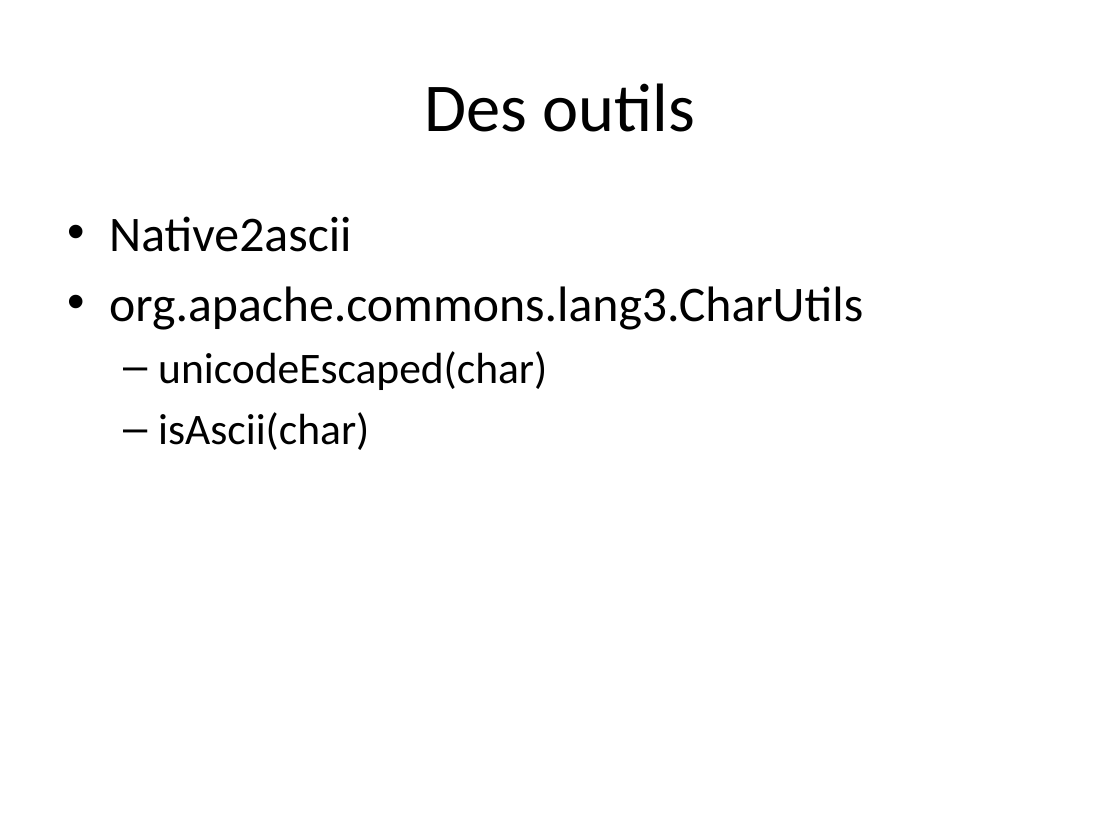
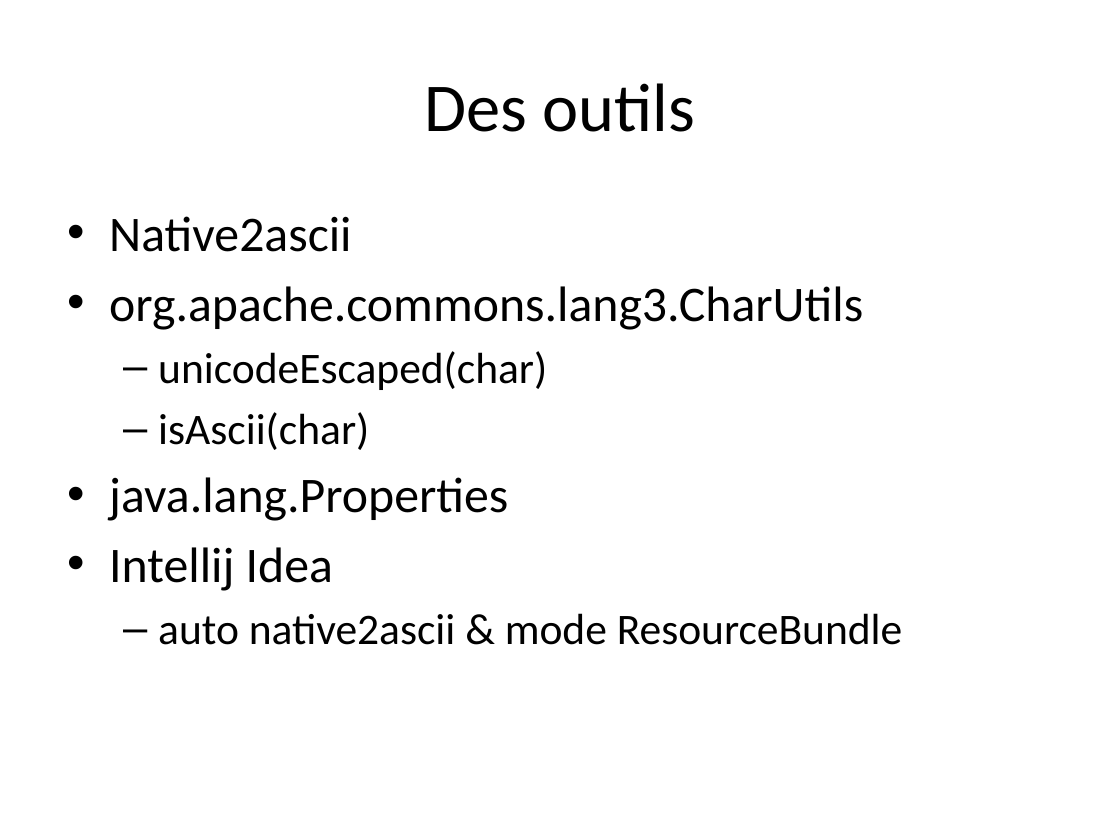
Before and after one commit to dbaeli/ez18n, a slide deck: slide 13 of ez18n-slides/ez18n_theorie.pptx (slide 6 before the commit). Drawn at 1120x840 pixels with LibreOffice and Linux fonts; fonts in the diff are those of the drawing; background and template pictures are left out. Boxes give left, top, right and bottom in pixels: in the first picture for what was removed or moved away, otherwise in the second. Text is boxed around its words. In the diff, an @@ line names an element or a change of style, - is before the commit and + after.

```diff
--- a/ez18n-slides/ez18n_theorie.pptx
+++ b/ez18n-slides/ez18n_theorie.pptx
@@ text at <box>109,477,903,645</box>: paragraphs added @@
+• java.lang.Properties
+• Intellij Idea
+  – auto native2ascii & mode ResourceBundle
```
Also in this commit, not shown: 3 other slides changed, 9 slides added, 1 slide removed, 3 other files.
